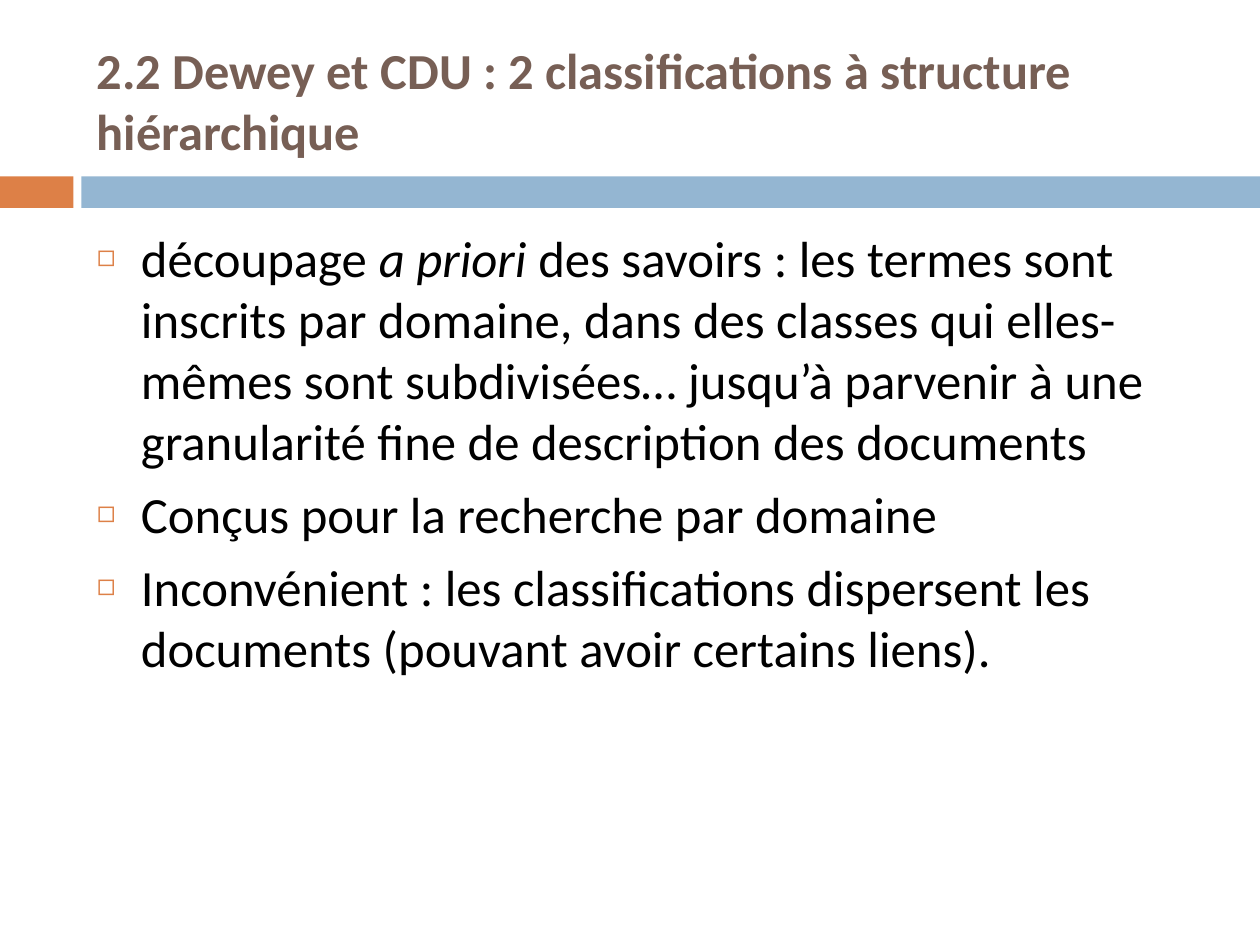
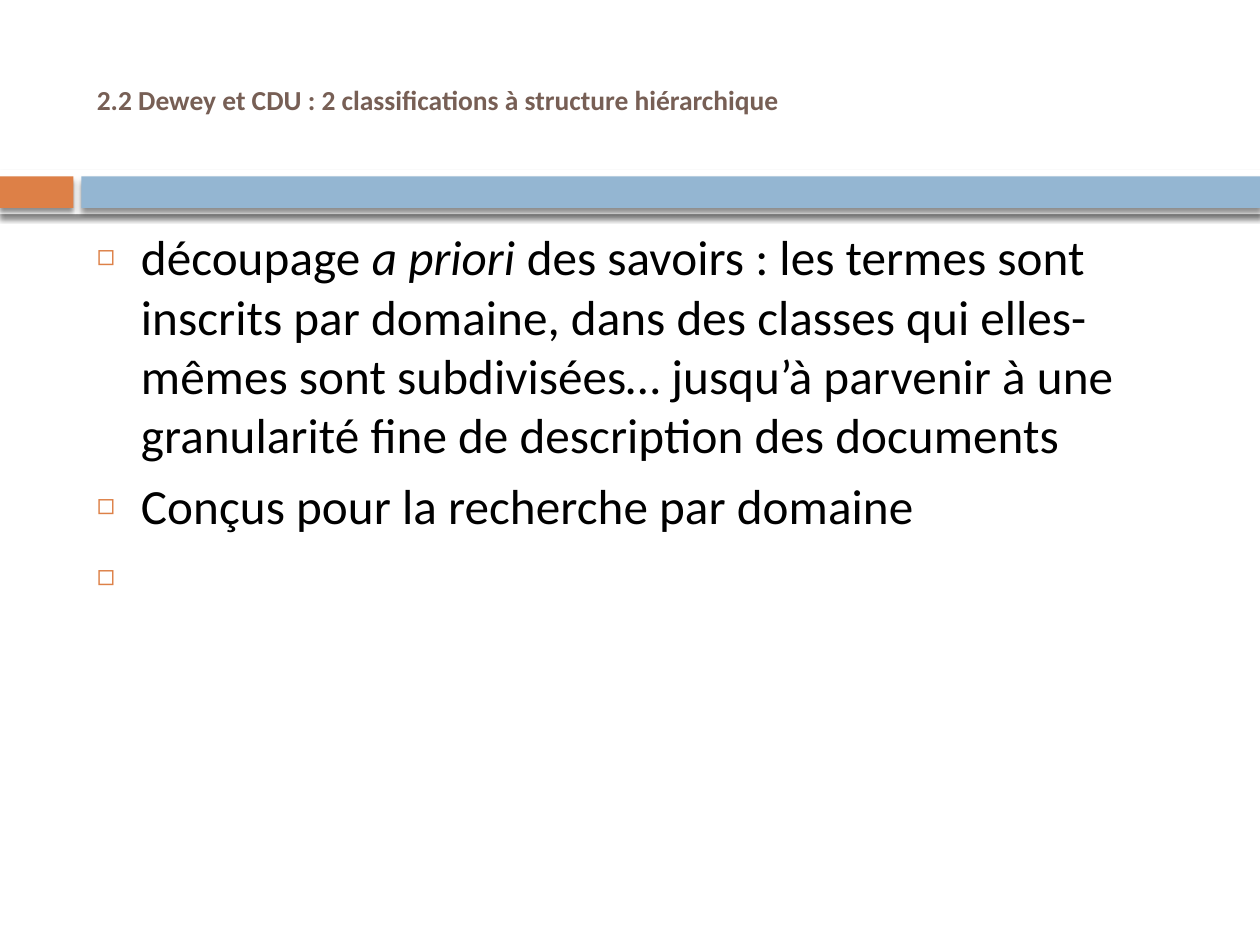
Before and after one commit to martyyann01/td_lyon3, a slide deck: slide 49 of Trait_Doc/Cours/Support_Cours.pptx. Drawn at 1260x945 pixels with LibreOffice and Linux fonts; fonts in the diff are those of the drawing. Boxes give left, top, right and bottom in pixels: in the first picture for what was removed or moved away, otherwise in the second. Text is boxed around its words. In the diff, an @@ line names an element or a change of style, - is before the commit and + after.

```diff
--- a/Trait_Doc/Cours/Support_Cours.pptx
+++ b/Trait_Doc/Cours/Support_Cours.pptx
@@ text "2.2 Dewey et CDU : ..." at [97,90,779,115]: size 28.8 to 15.7 pt @@
@@ rectangle at [0,176,73,208]: shadow on @@
@@ rectangle added at [0,170,1260,214], fill #FFFFFF @@
@@ rectangle at [82,176,1260,208]: shadow on @@
@@ text "découpage a priori des savoirs ..." at [141,241,1113,533]: size 29 to 28.1 pt @@
@@ text at [141,570,1090,676]: paragraph removed @@
-◻ Inconvénient : les classifications dispersent les documents (pouvant avoir certains liens).
```
Also in this commit, not shown: 72 other slides changed, 19 other files.
